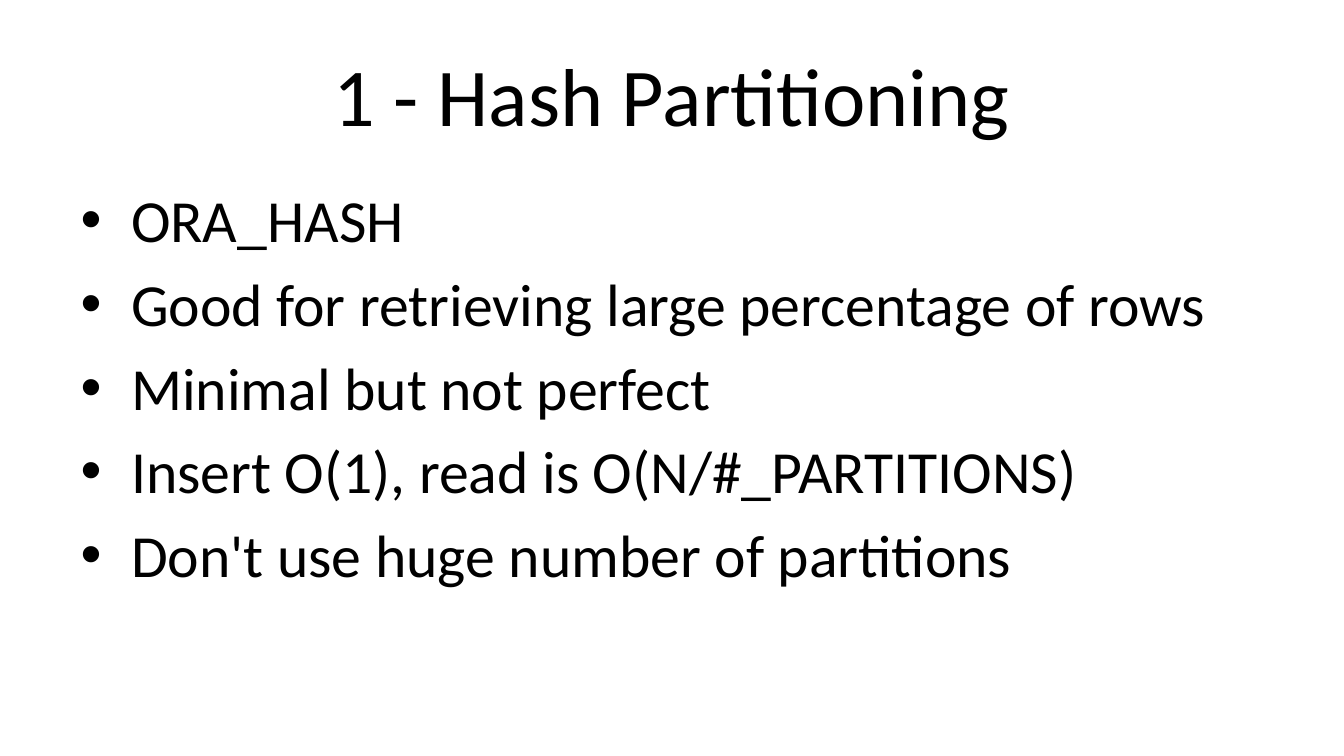
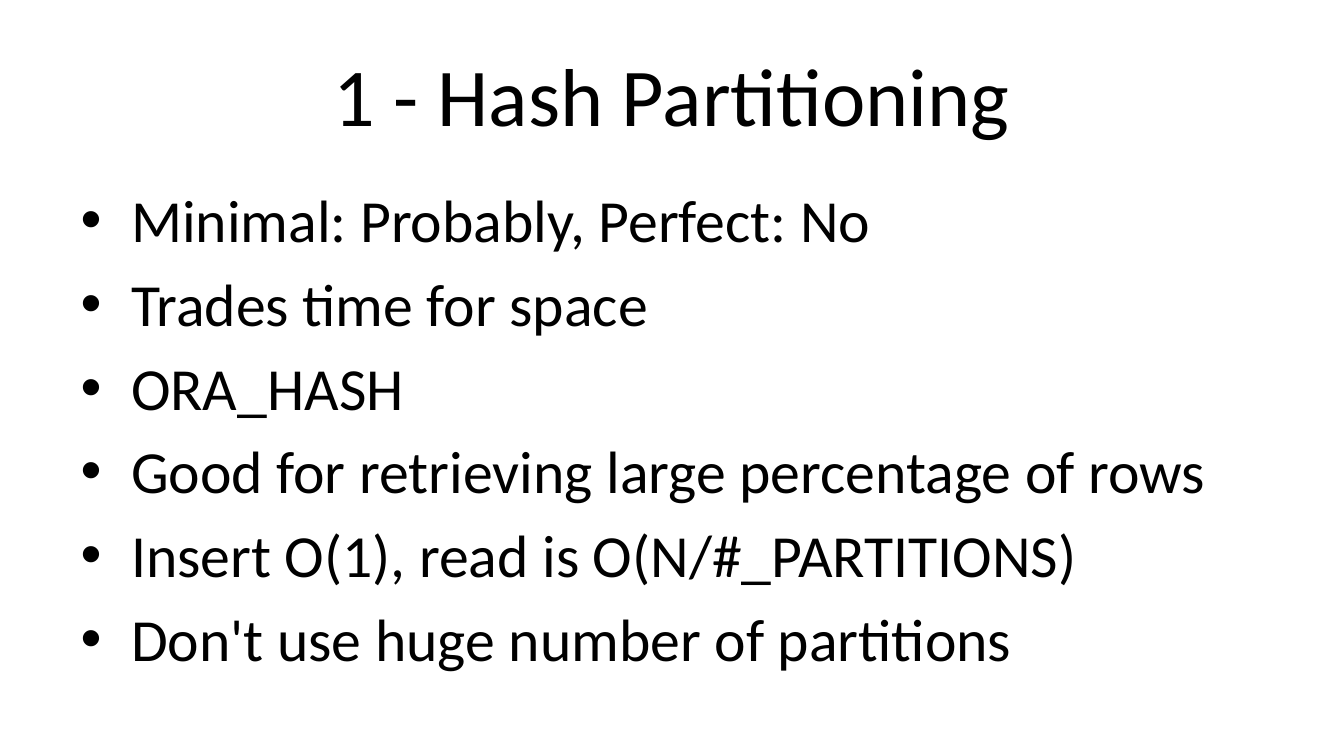
Before and after one commit to ProOracleSQL/space, a slide deck: slide 26 of examples/presentations/Practical Algorithm Analysis for Oracle Developers - Collaborate - 2019_281_Heller.pptx (slide 20 before the commit). Drawn at 1344x756 pixels with LibreOffice and Linux fonts; fonts in the diff are those of the drawing. Boxes give left, top, right and bottom in pixels: in the first picture for what was removed or moved away, otherwise in the second. Text is boxed around its words. In the diff, an @@ line names an element or a change of style, - is before the commit and + after.

```diff
--- a/examples/presentations/Practical Algorithm Analysis for Oracle Developers - Collaborate - 2019_281_Heller.pptx
+++ b/examples/presentations/Practical Algorithm Analysis for Oracle Developers - Collaborate - 2019_281_Heller.pptx
@@ text at bbox=[131, 200, 870, 336]: paragraphs added @@
+• Minimal: Probably, Perfect: No
+• Trades time for space
@@ text at bbox=[131, 368, 710, 420]: paragraph removed @@
-• Minimal but not perfect
```
Also in this commit, not shown: 6 other slides changed, 6 slides added.
